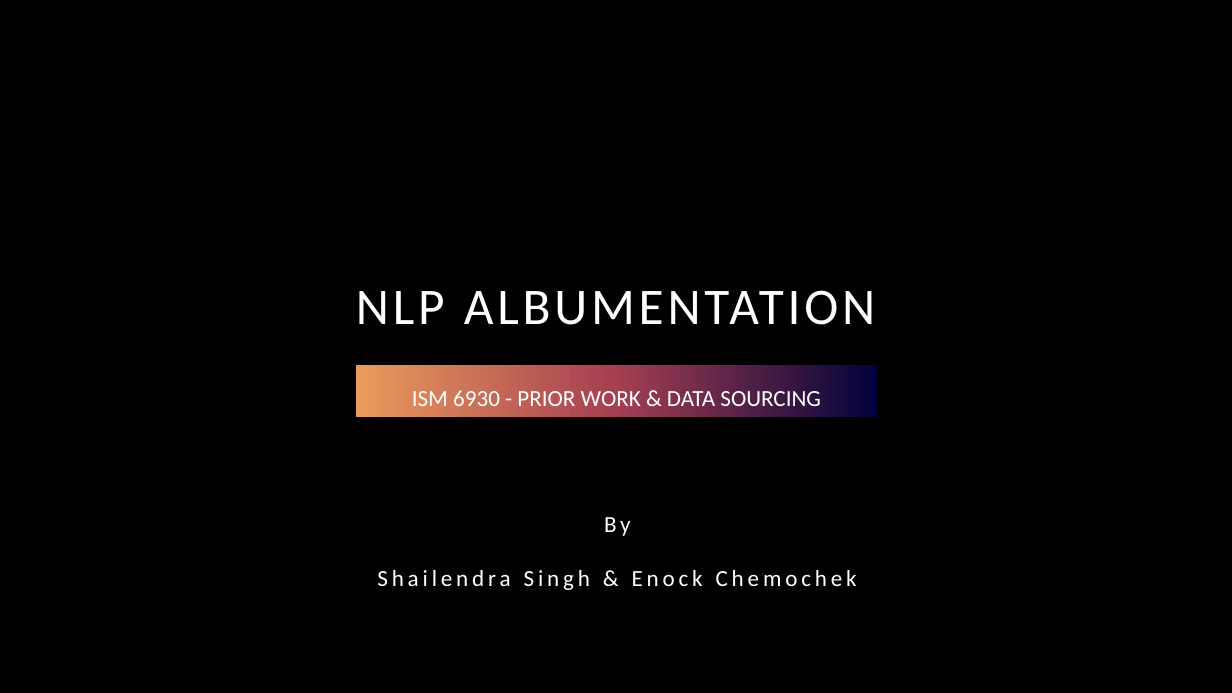
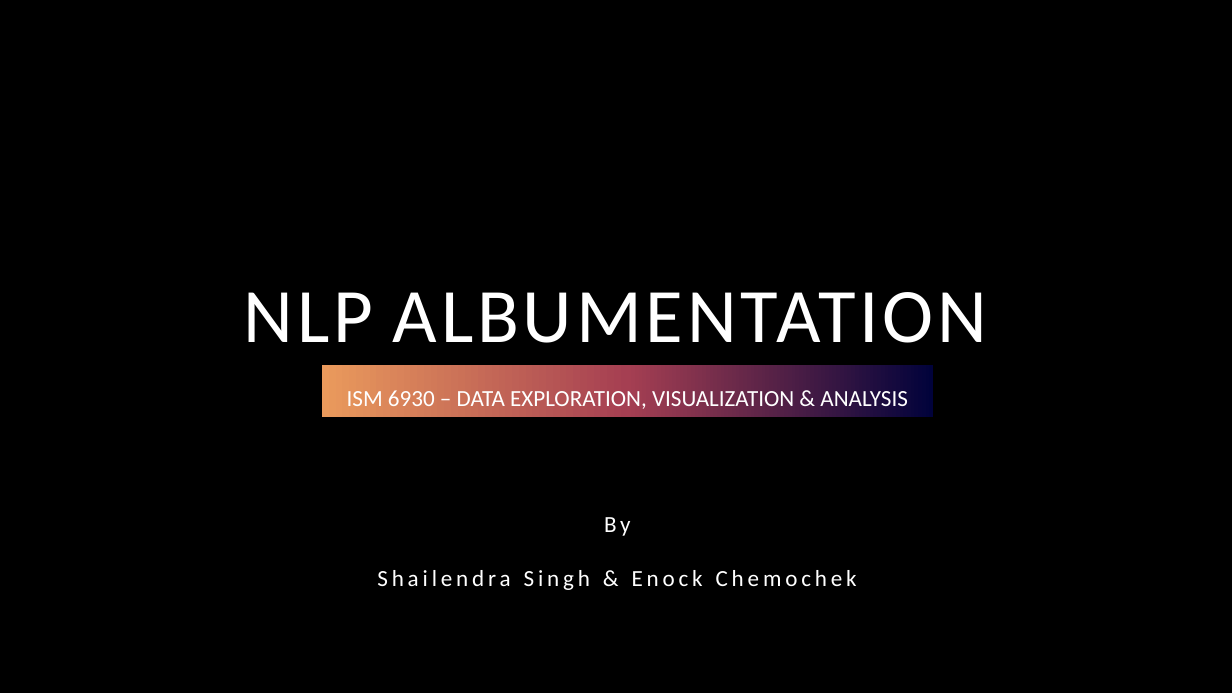
Before and after one commit to echemochek/nlp-albumentation-with-yelp-reviews, a slide deck: slide 1 of Text Albumentation.pptx. Drawn at 1232x693 pixels with LibreOffice and Linux fonts; fonts in the diff are those of the drawing; background and template pictures are left out. Boxes give left, top, right and bottom in pixels: in the first picture for what was removed or moved away, otherwise in the second. Text is boxed around its words. In the diff, an @@ line names an element or a change of style, - is before the commit and + after.

Commit message:
ppt presentation modified

```diff
--- a/Text Albumentation.pptx
+++ b/Text Albumentation.pptx
@@ title "NLP ALBUMENTATION" at box(244, 292, 988, 343): size 40 to 60 pt @@
@@ text "ISM 6930 – DATA EXPLORATION, ...": place and size @@
-text "ISM 6930 – DATA EXPLORATION, ..." at box(357, 365, 878, 418)
+text "ISM 6930 – DATA EXPLORATION, ..." at box(323, 365, 933, 418)
@@ text at box(347, 386, 908, 412): text changed @@
-ISM 6930 - PRIOR WORK & DATA SOURCING
+ISM 6930 – DATA EXPLORATION, VISUALIZATION & ANALYSIS
```
Also in this commit, not shown: 4 other slides changed, 5 slides added, 5 slides removed.
